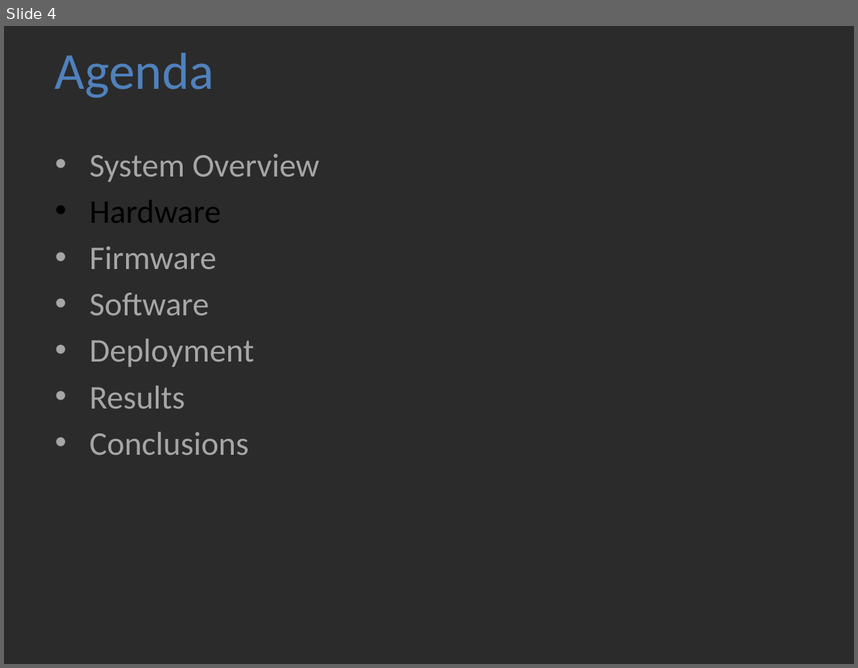
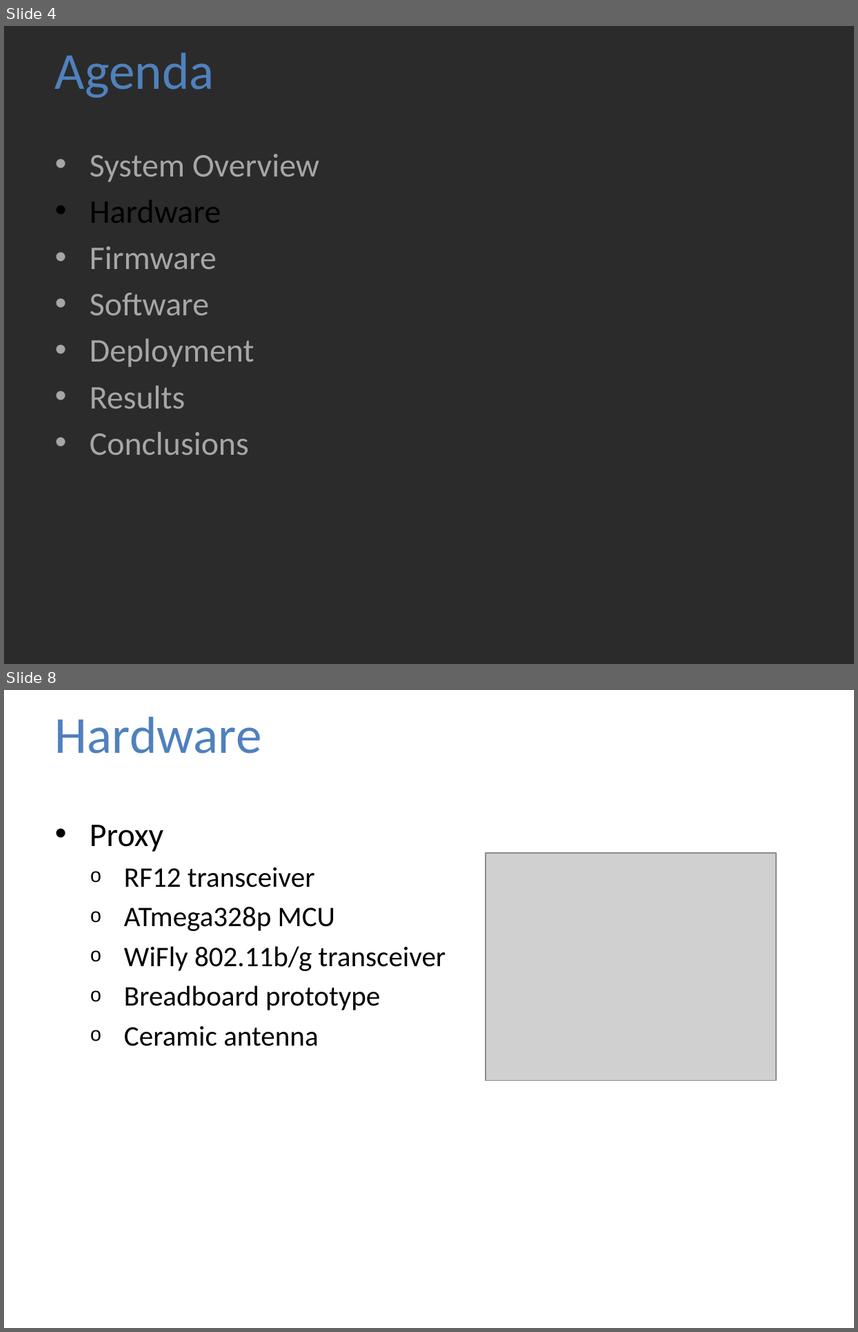
Before and after one commit to jolleekin/tiu-tracking, a slide deck: Docs/TIU_Tracking_Presentation_v1.pptx. Shown one above the other, each under a label of ours: slide 4 before the commit, slides 4 and 8 after it; the slides between them are not shown. The pictures are 858x668 and 858x1332 pixels, drawn with LibreOffice and Linux fonts; fonts in the diff are those of the drawing; grey boxes stand for pictures; background and template pictures are left out; a plain dark background stands for a picture behind light text. Boxes give left, top, right and bottom in pixels: in the first picture for what was removed or moved away, otherwise in the second. Text is boxed around its words. In the diff, an @@ line names an element or a change of style, - is before the commit and + after.

```diff
--- a/Docs/TIU_Tracking_Presentation_v1.pptx
+++ b/Docs/TIU_Tracking_Presentation_v1.pptx
@@ slide 8 added at (x1=4, y1=690, x2=854, y2=1328), background picture (left out) @@
@@ title added at (x1=55, y1=716, x2=262, y2=753), 44 pt, text #4F81BD @@
+Hardware
@@ text added at (x1=90, y1=825, x2=446, y2=1046), 24 pt, text #000000 @@
+• Proxy
+  o RF12 transceiver
+  o ATmega328p MCU
+  o WiFly 802.11b/g transceiver
+  o Breadboard prototype
+  o Ceramic antenna
@@ picture added at (x1=486, y1=854, x2=777, y2=1080) @@
```
Also in this commit, not shown: 4 slides changed, 9 other slides added.
